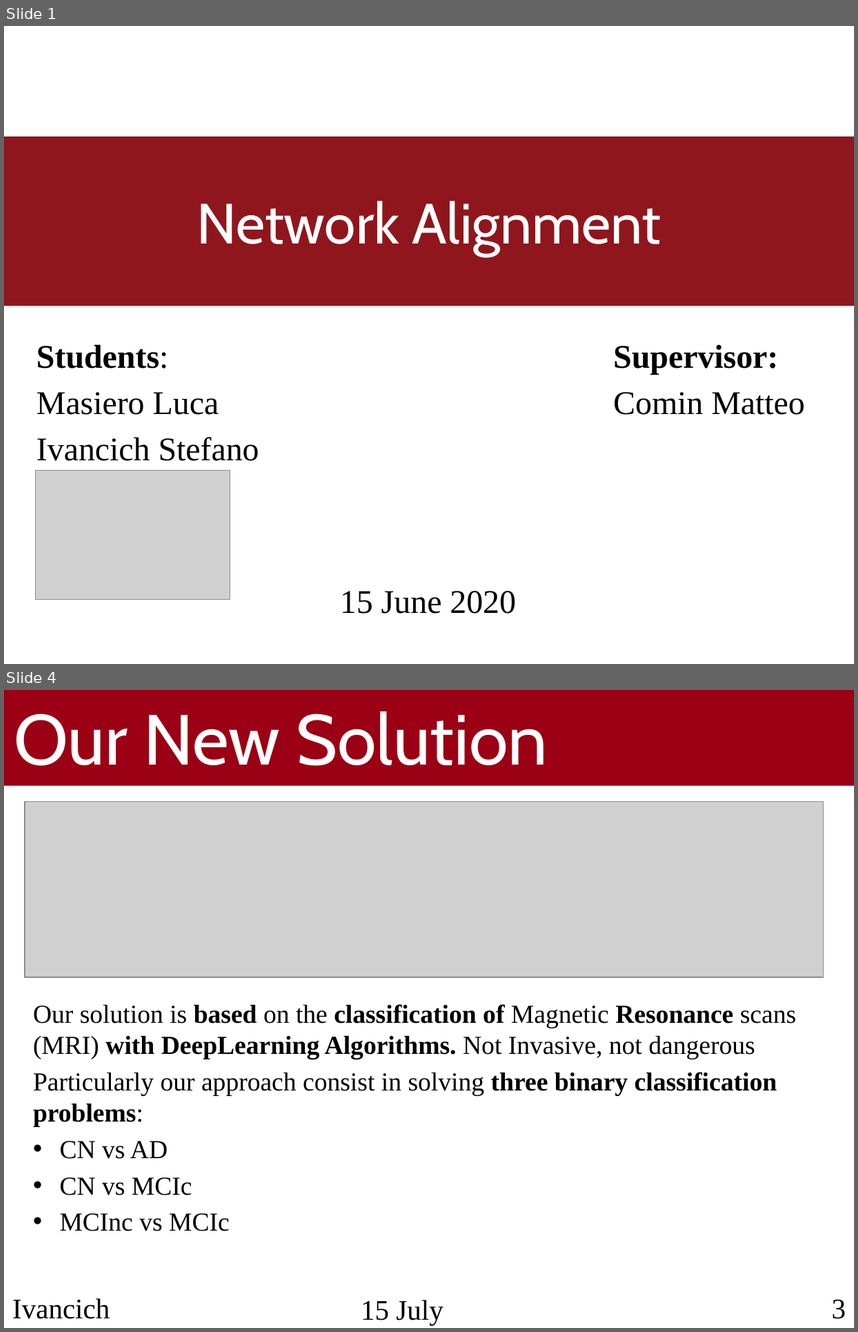
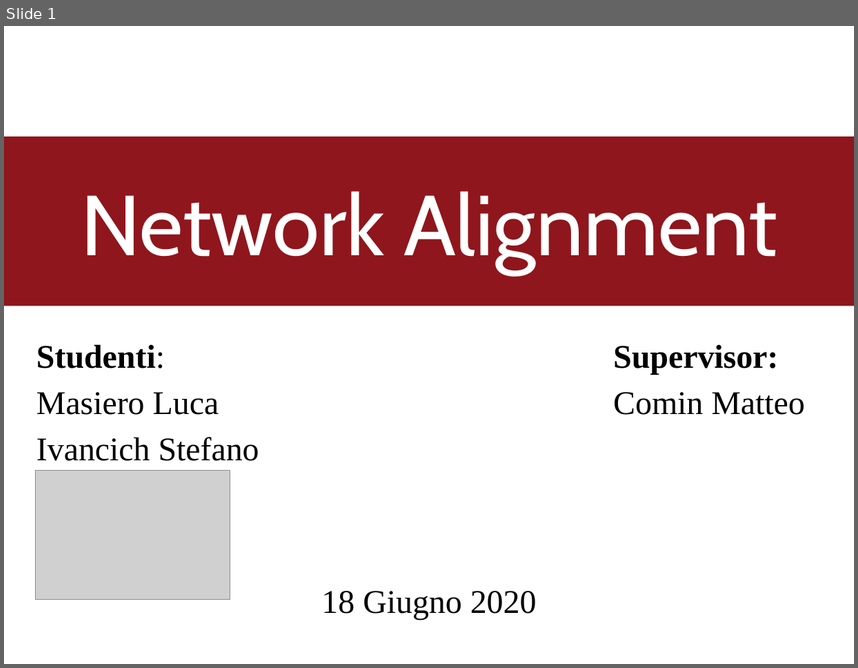
Before and after one commit to TyllanDrake/NetworkAlignment, a slide deck: Presentation/Presentation.pptx. Shown one above the other, each under a label of ours: slides 1 and 4 before the commit, slide 1 after it; the slides between them are not shown. The pictures are 858x1332 and 858x668 pixels, drawn with LibreOffice and Linux fonts; fonts in the diff are those of the drawing; grey boxes stand for pictures; background and template pictures are left out. Boxes give left, top, right and bottom in pixels: in the first picture for what was removed or moved away, otherwise in the second. Text is boxed around its words. In the diff, an @@ line names an element or a change of style, - is before the commit and + after.

```diff
--- a/Presentation/Presentation.pptx
+++ b/Presentation/Presentation.pptx
@@ slide 4 removed at bbox=[4, 690, 854, 1328], background #FFFFFF @@
@@ rectangle removed at bbox=[4, 690, 854, 786] @@
@@ text removed at bbox=[14, 711, 548, 766] @@
-Our New Solution
@@ picture removed at bbox=[25, 801, 824, 976] @@
@@ text removed at bbox=[33, 1004, 796, 1231] @@
-Our solution is based on the classification of Magnetic Resonance scans (MRI) with DeepLearning Algorithms. Not Invasive, not dangerous
-Particularly our approach consist in solving three binary classification problems:
-• CN vs AD
-• CN vs MCIc
-• MCInc vs MCIc
@@ text removed at bbox=[12, 1298, 110, 1319] @@
-Ivancich Stefano
@@ text removed at bbox=[361, 1299, 443, 1325] @@
-15 July 2019
@@ text removed at bbox=[832, 1299, 846, 1319] @@
-3
@@ slide 1 changed as well @@
@@ title "Network Alignment" at bbox=[4, 136, 854, 305]: size 48 to 72 pt @@
@@ text at bbox=[36, 344, 165, 368]: text changed @@
-Students:
+Studenti:
@@ text at bbox=[321, 590, 537, 619]: text changed @@
-15 June 2020
+18 Giugno 2020
```
Also in this commit, not shown: 13 slides added, 11 other slides removed.
